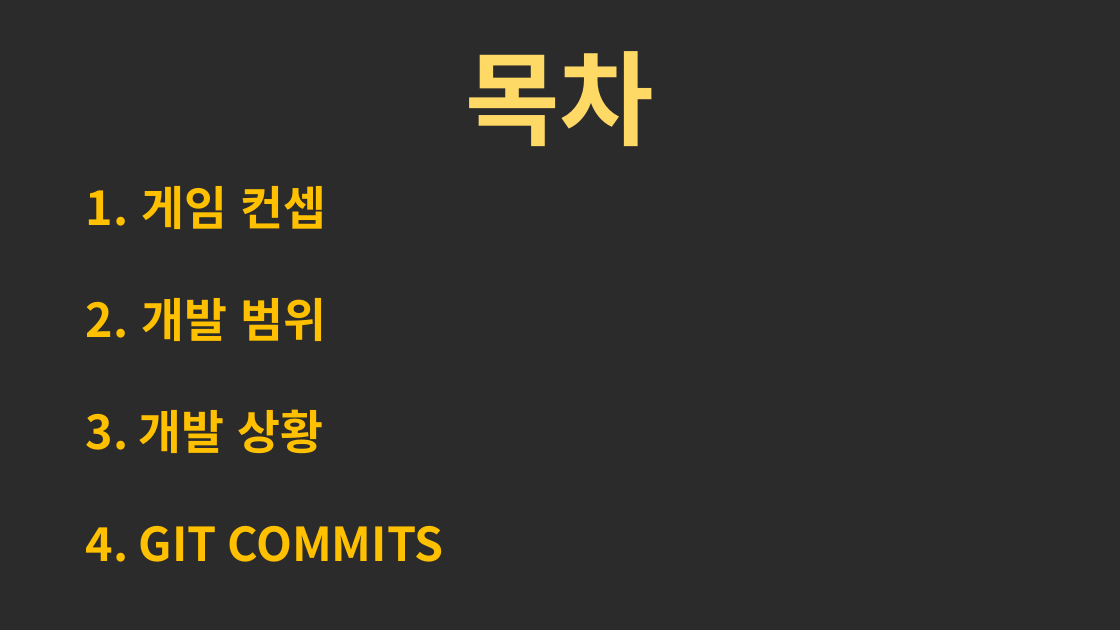
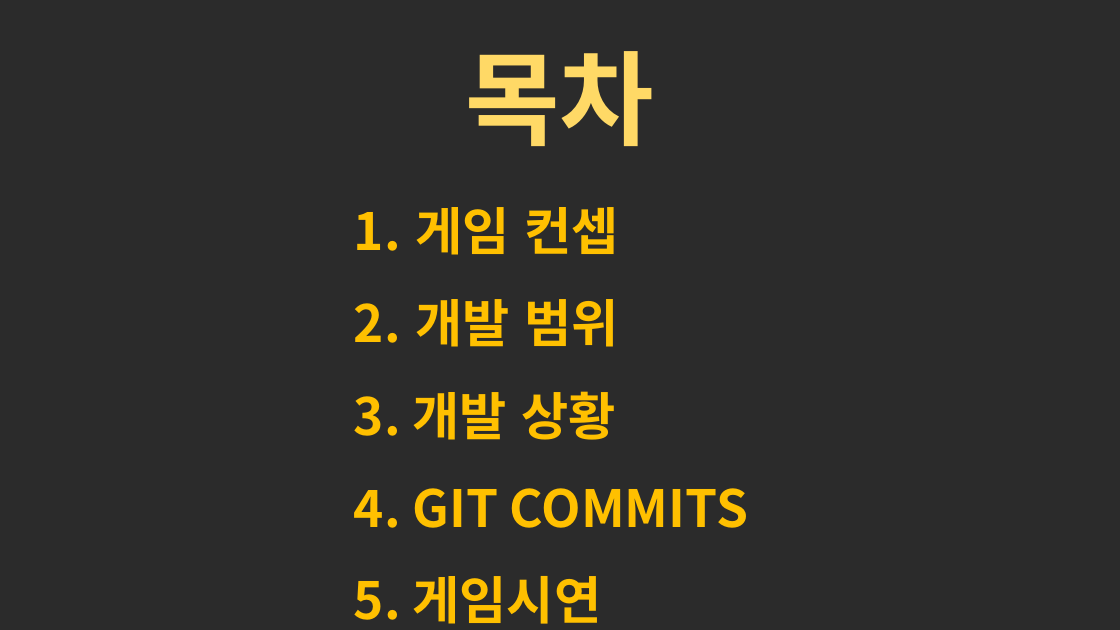
Before and after one commit to eheh5454/2017_2DGP, a slide deck: slide 2 of 2차발표.pptx. Drawn at 1120x630 pixels with LibreOffice and Linux fonts; fonts in the diff are those of the drawing; background and template pictures are left out; a plain dark background stands for a picture behind light text. Boxes give left, top, right and bottom in pixels: in the first picture for what was removed or moved away, otherwise in the second. Text is boxed around its words. In the diff, an @@ line names an element or a change of style, - is before the commit and + after.

```diff
--- a/2차발표.pptx
+++ b/2차발표.pptx
@@ text "게임 컨셉": place and size @@
-text "게임 컨셉" at box(86, 186, 443, 562)
+text "게임 컨셉" at box(354, 207, 748, 624)
@@ text at box(354, 207, 748, 528): size 40 to 44 pt in "게임 컨셉", "개발 범위", "3. 개발 상황", "4. GIT COMMITS"; line spacing 1 to 1.5 @@
@@ text at box(354, 576, 602, 624): paragraph added @@
+5. 게임시연
```
Also in this commit, not shown: 2 other slides changed.
